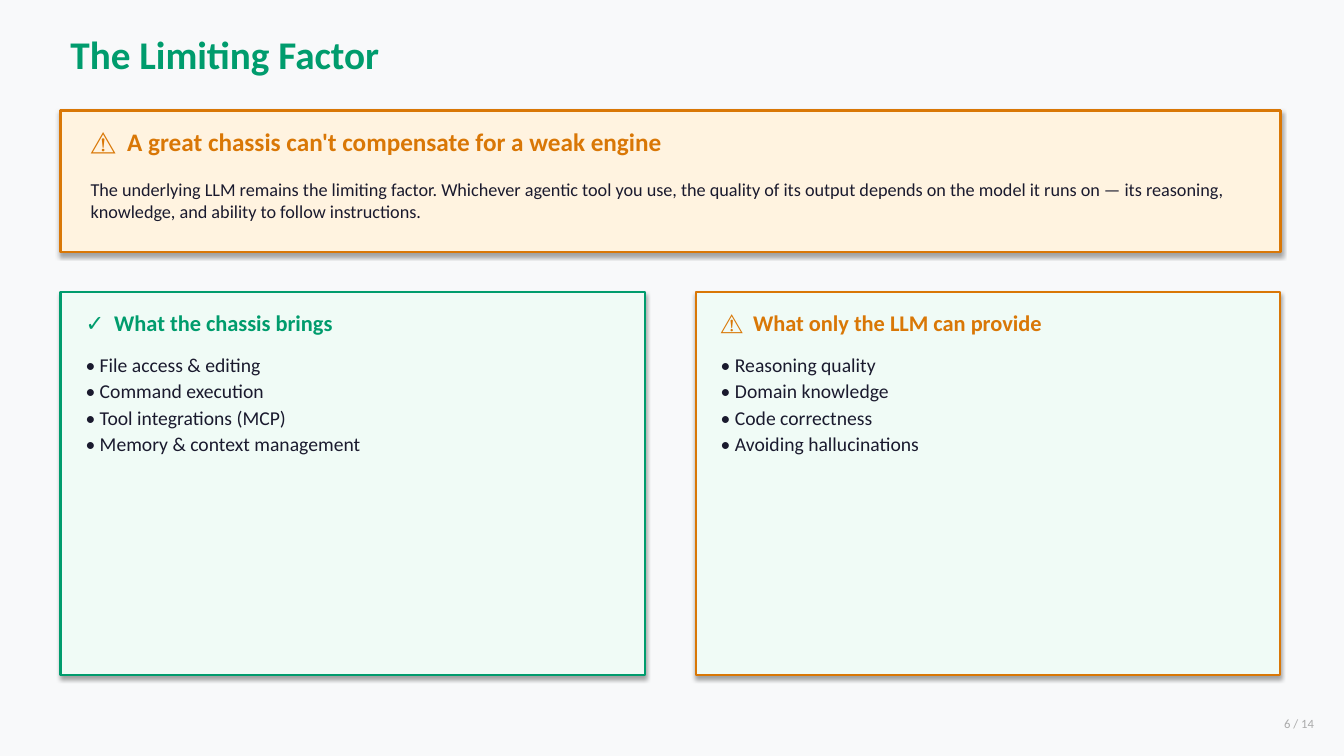
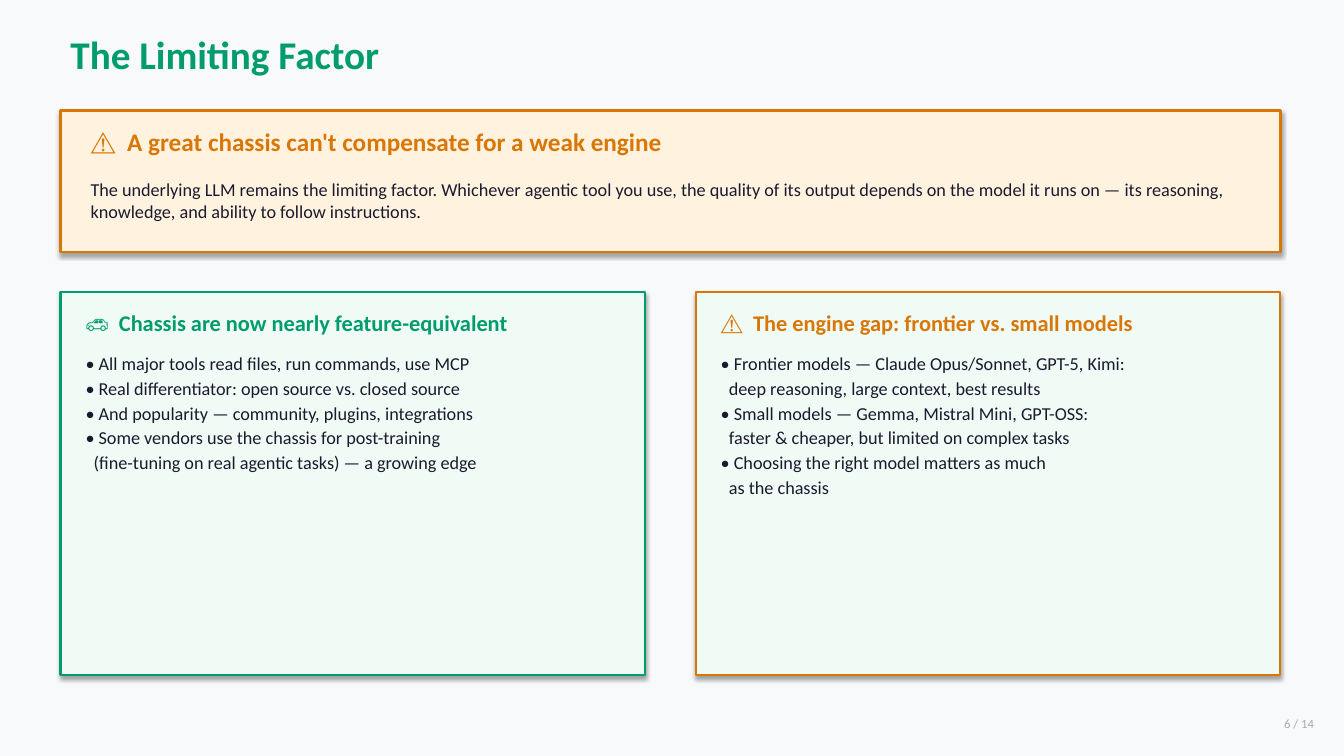
Before and after one commit to frichard35/claude-code-presentation, a slide deck: slide 6 of slides-simple-editable.pptx. Drawn at 1344x756 pixels with LibreOffice and Linux fonts; fonts in the diff are those of the drawing. Boxes give left, top, right and bottom in pixels: in the first picture for what was removed or moved away, otherwise in the second. Text is boxed around its words. In the diff, an @@ line names an element or a change of style, - is before the commit and + after.

```diff
--- a/slides-simple-editable.pptx
+++ b/slides-simple-editable.pptx
@@ text at [119, 315, 507, 335]: text changed @@
-✓ What the chassis brings
+🚗 Chassis are now nearly feature-equivalent
@@ text at [753, 315, 1133, 335]: text changed @@
-⚠️ What only the LLM can provide
+⚠️ The engine gap: frontier vs. small models
@@ text at [94, 357, 477, 472]: text changed; size 14 to 13 pt @@
-• File access & editing
-• Command execution
-• Tool integrations (MCP)
-• Memory & context management
+• All major tools read files, run commands, use MCP
+• Real differentiator: open source vs. closed source
+• And popularity — community, plugins, integrations
+• Some vendors use the chassis for post-training
+(fine-tuning on real agentic tasks) — a growing edge
@@ text at [729, 357, 1125, 494]: text changed; size 14 to 13 pt @@
-• Reasoning quality
-• Domain knowledge
-• Code correctness
-• Avoiding hallucinations
+• Frontier models — Claude Opus/Sonnet, GPT-5, Kimi:
+deep reasoning, large context, best results
+• Small models — Gemma, Mistral Mini, GPT-OSS:
+faster & cheaper, but limited on complex tasks
+• Choosing the right model matters as much
+as the chassis
```
Also in this commit, not shown: 4 other slides changed, 2 other files.
